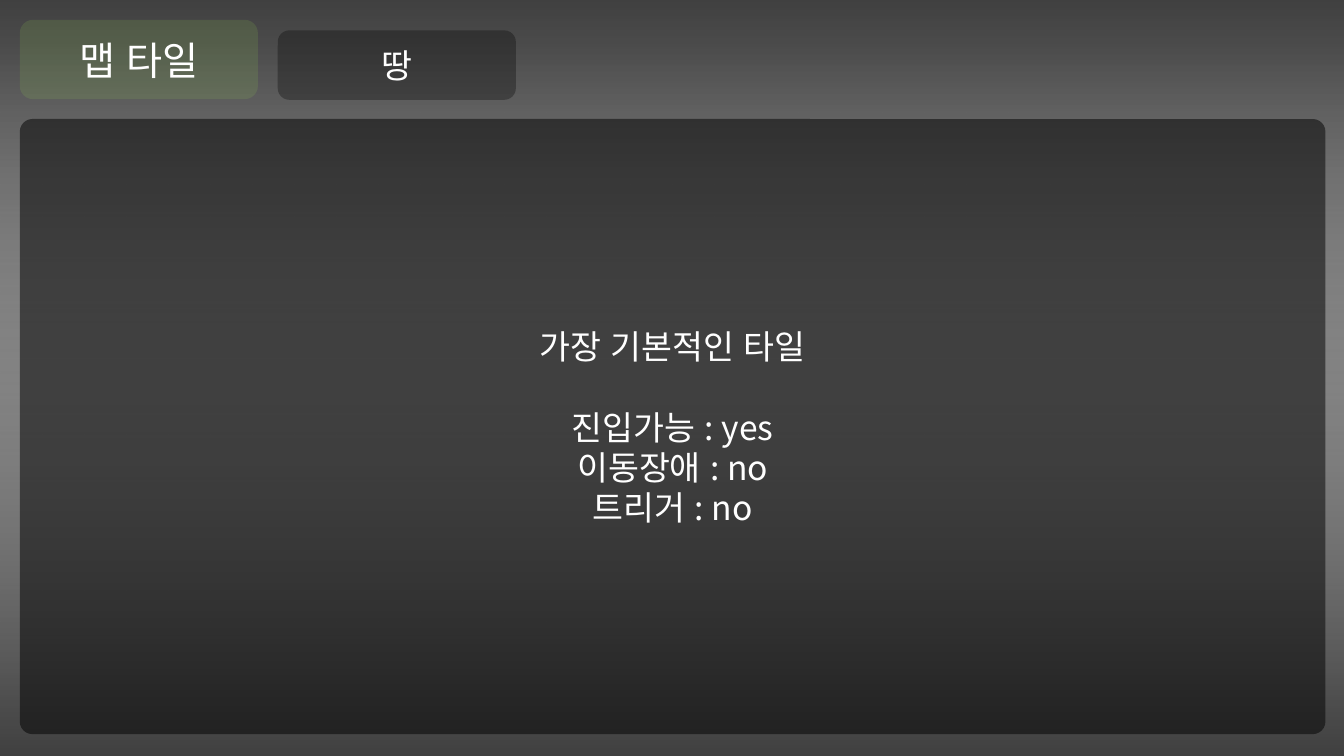
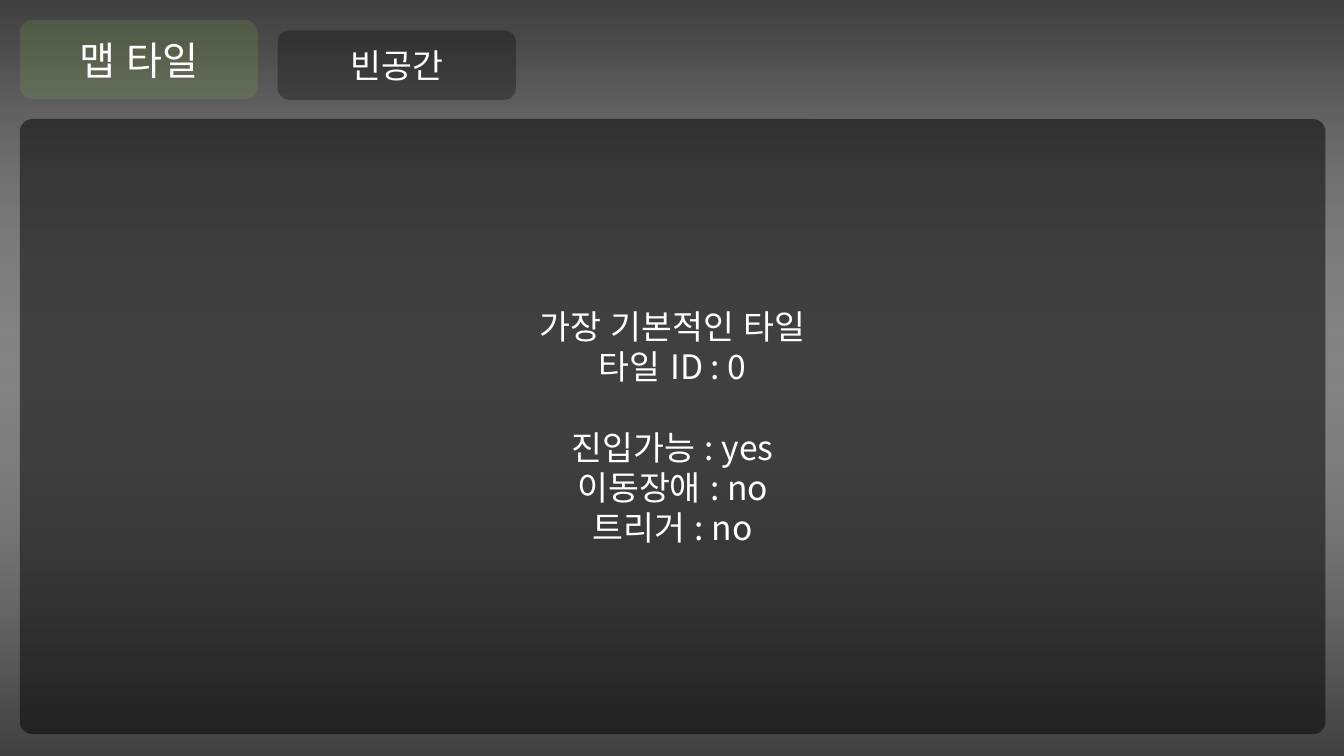
Before and after one commit to Niiok/inha_2021, a slide deck: slide 26 of May7ppt.pptm (slide 22 before the commit). Drawn at 1344x756 pixels with LibreOffice and Linux fonts; fonts in the diff are those of the drawing. Boxes give left, top, right and bottom in pixels: in the first picture for what was removed or moved away, otherwise in the second. Text is boxed around its words. In the diff, an @@ line names an element or a change of style, - is before the commit and + after.

```diff
--- a/May7ppt.pptm
+++ b/May7ppt.pptm
@@ text in rounded rectangle at [350, 50, 443, 81]: text changed @@
-땅
+빈공간
@@ text in rounded rectangle at [599, 351, 747, 382]: paragraph added @@
+타일 ID : 0
```
Also in this commit, not shown: 15 other slides changed, 10 slides added, 3 other files.
